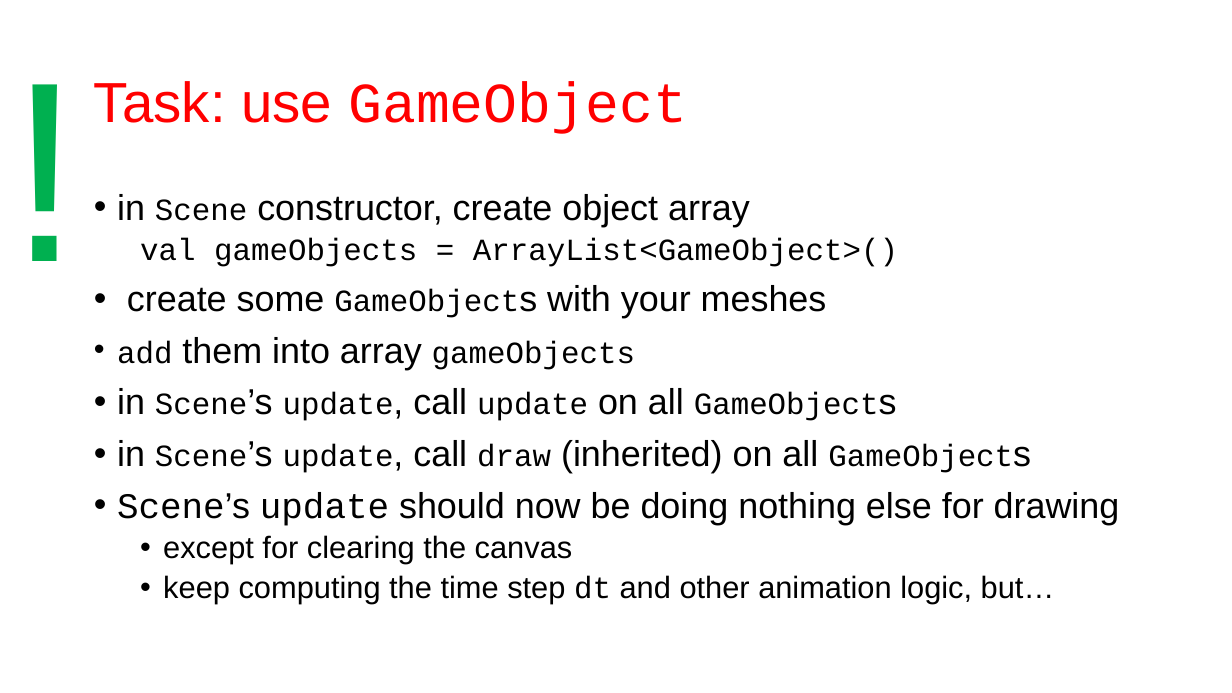
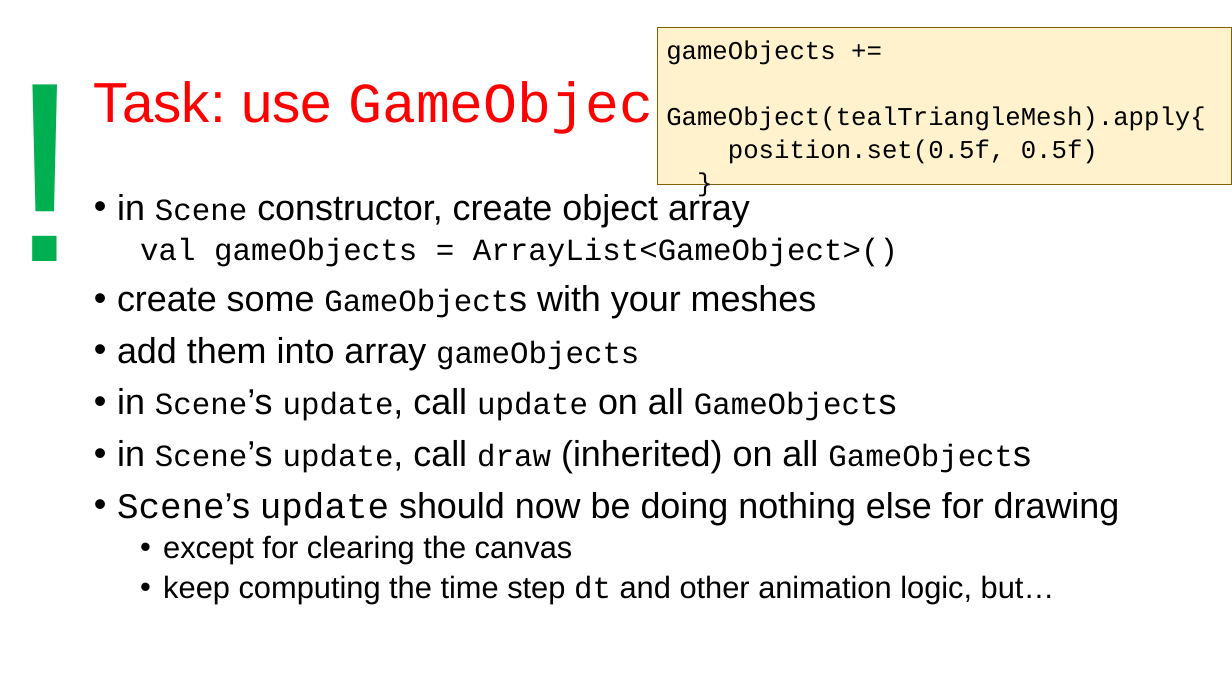
Before and after one commit to szecsi/kogfactory, a slide deck: slide 35 of projects/kog.020.030-gom/aitcg070 - Game Object Model.pptx (slide 36 before the commit). Drawn at 1232x693 pixels with LibreOffice and Linux fonts; fonts in the diff are those of the drawing. Boxes give left, top, right and bottom in pixels: in the first picture for what was removed or moved away, otherwise in the second. Text is boxed around its words. In the diff, an @@ line names an element or a change of style, - is before the commit and + after.

```diff
--- a/projects/kog.020.030-gom/aitcg070 - Game Object Model.pptx
+++ b/projects/kog.020.030-gom/aitcg070 - Game Object Model.pptx
@@ rectangle added at (657, 28, 1232, 185), fill #FFF2CC, outline #806000 0.75 pt, 20 pt, text #000000 @@
+gameObjects +=
+GameObject(tealTriangleMesh).apply{
+position.set(0.5f, 0.5f)
+}
@@ text at (117, 337, 639, 370): size 24 to 28 pt, font Courier New to Arial in "add" @@
```
Also in this commit, not shown: 5 other slides changed, 1 slide removed, 8 other files.
